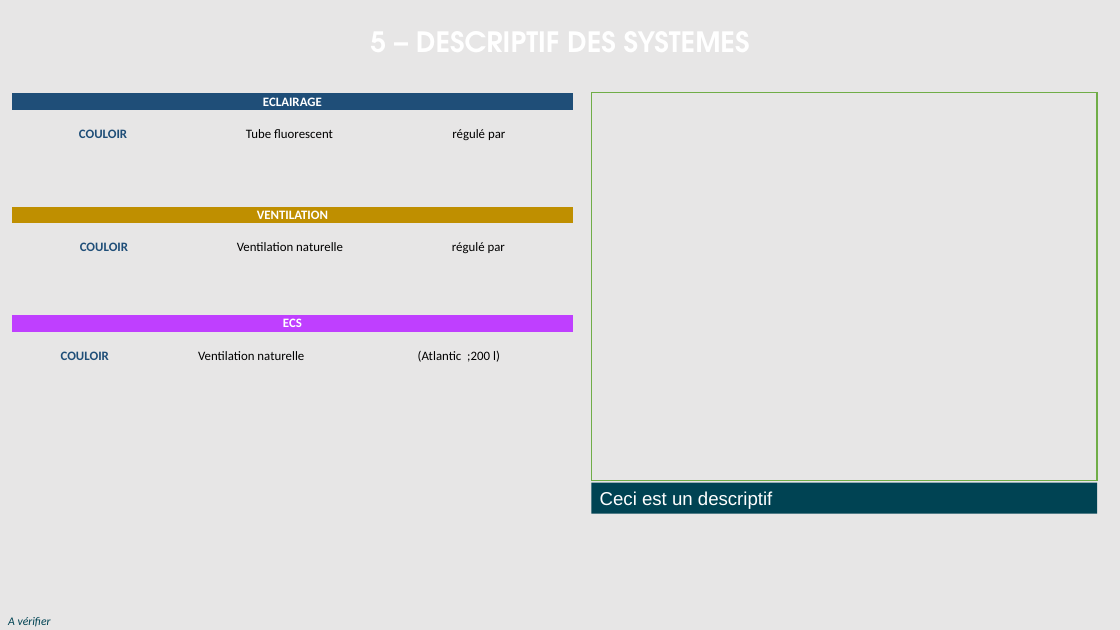
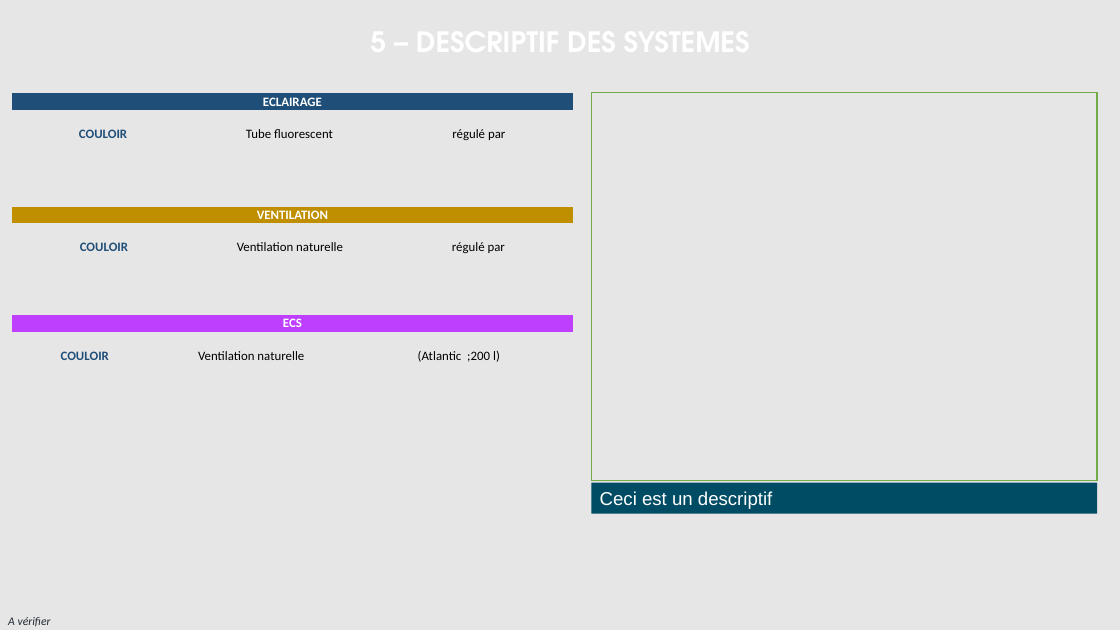
Before and after one commit to sigsieml/super-cep, a slide deck: slide 6 of app/src/main/assets/powerpointvierge.pptx. Drawn at 1120x630 pixels with LibreOffice and Linux fonts; fonts in the diff are those of the drawing; background and template pictures are left out. Boxes give left, top, right and bottom in pixels: in the first picture for what was removed or moved away, otherwise in the second. Text is boxed around its words. In the diff, an @@ line names an element or a change of style, - is before the commit and + after.

```diff
--- a/app/src/main/assets/powerpointvierge.pptx
+++ b/app/src/main/assets/powerpointvierge.pptx
@@ rectangle "Ceci est un descriptif" at <box>592,483,1097,514</box>: fill #004353 to #004C64 @@
@@ text "A vérifier" at <box>8,617,51,627</box>: text colour #004353 to #222B35 @@
```
Also in this commit, not shown: 6 other slides changed, 2 other files.
